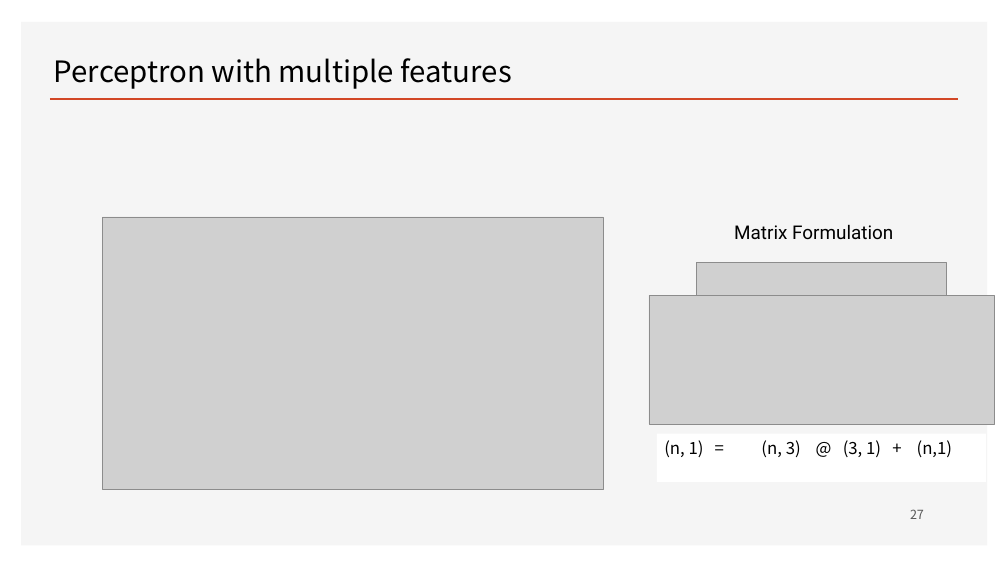
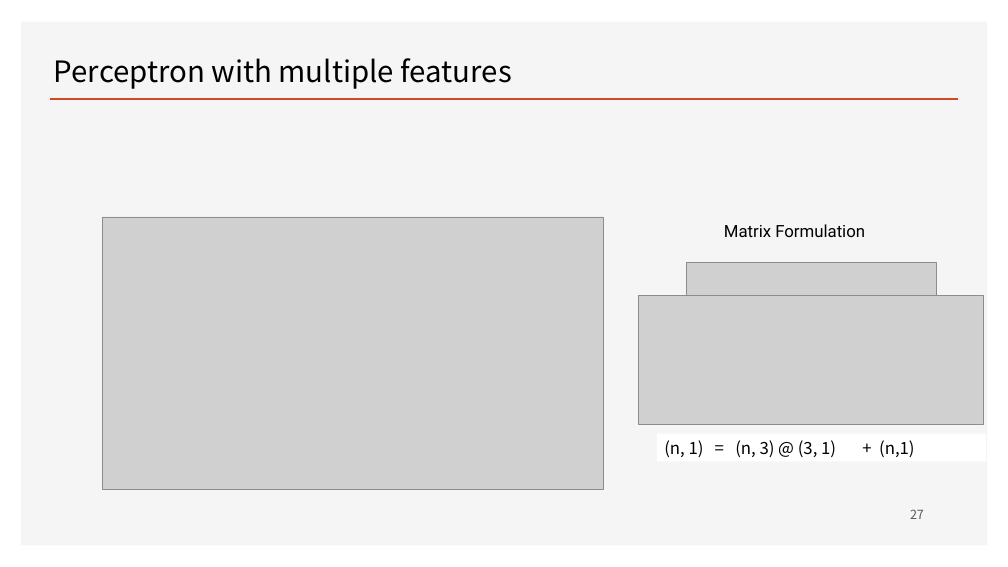
Before and after one commit to ancestor9/mathematics-for-machine-learning, a slide deck: slide 27 of Linear_Algebra/w4_Perceptron_Regression.pptx. Drawn at 1008x567 pixels with LibreOffice and Linux fonts; fonts in the diff are those of the drawing; grey boxes stand for pictures; background and template pictures are left out. Boxes give left, top, right and bottom in pixels: in the first picture for what was removed or moved away, otherwise in the second. Text is boxed around its words. In the diff, an @@ line names an element or a change of style, - is before the commit and + after.

```diff
--- a/Linear_Algebra/w4_Perceptron_Regression.pptx
+++ b/Linear_Algebra/w4_Perceptron_Regression.pptx
@@ 2 pictures, 1 text moved together from (x1=650, y1=224, x2=994, y2=424) to (x1=639, y1=224, x2=984, y2=424) @@
@@ text "Matrix Formulation" at (x1=724, y1=224, x2=865, y2=237): size 18 to 16 pt @@
@@ rectangle "(n, 1) = (n, 3) ..." resized from (x1=657, y1=433, x2=986, y2=482) to (x1=657, y1=433, x2=986, y2=461) @@
```
Also in this commit, not shown: 7 other slides changed, 7 slides added.
